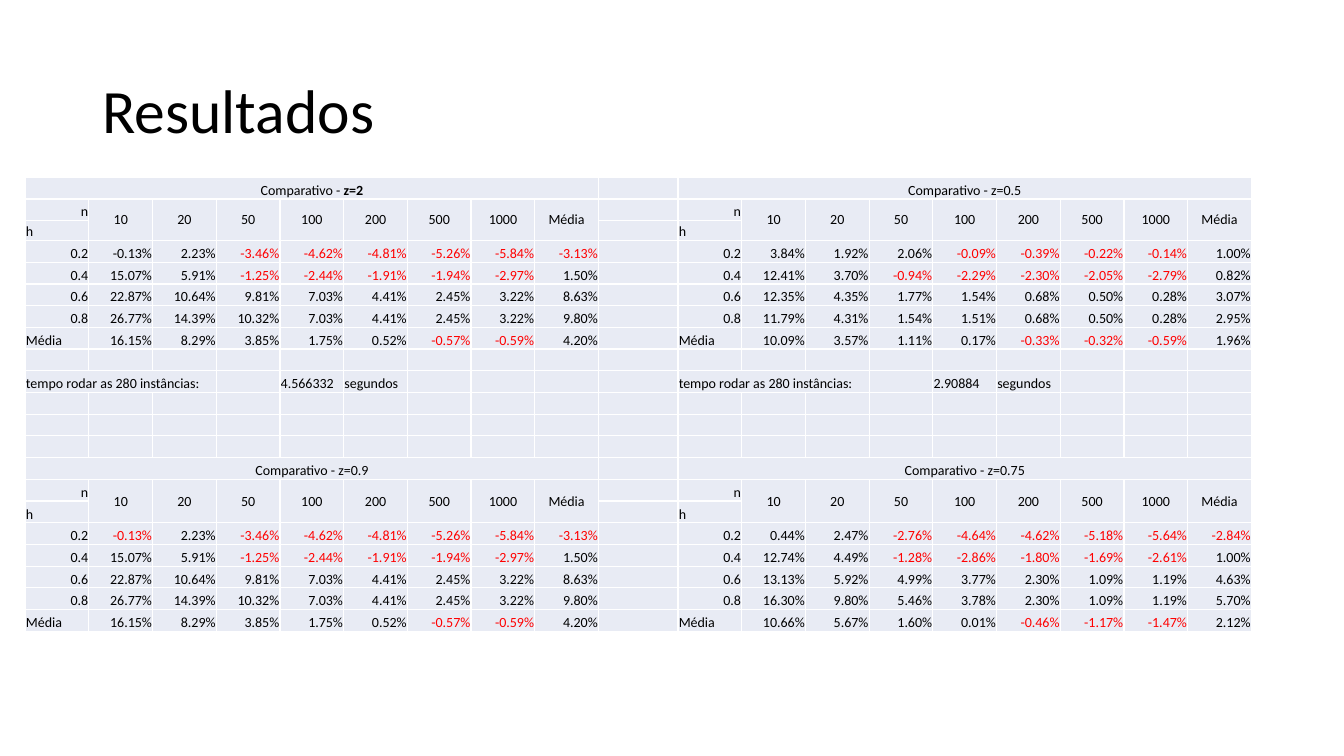
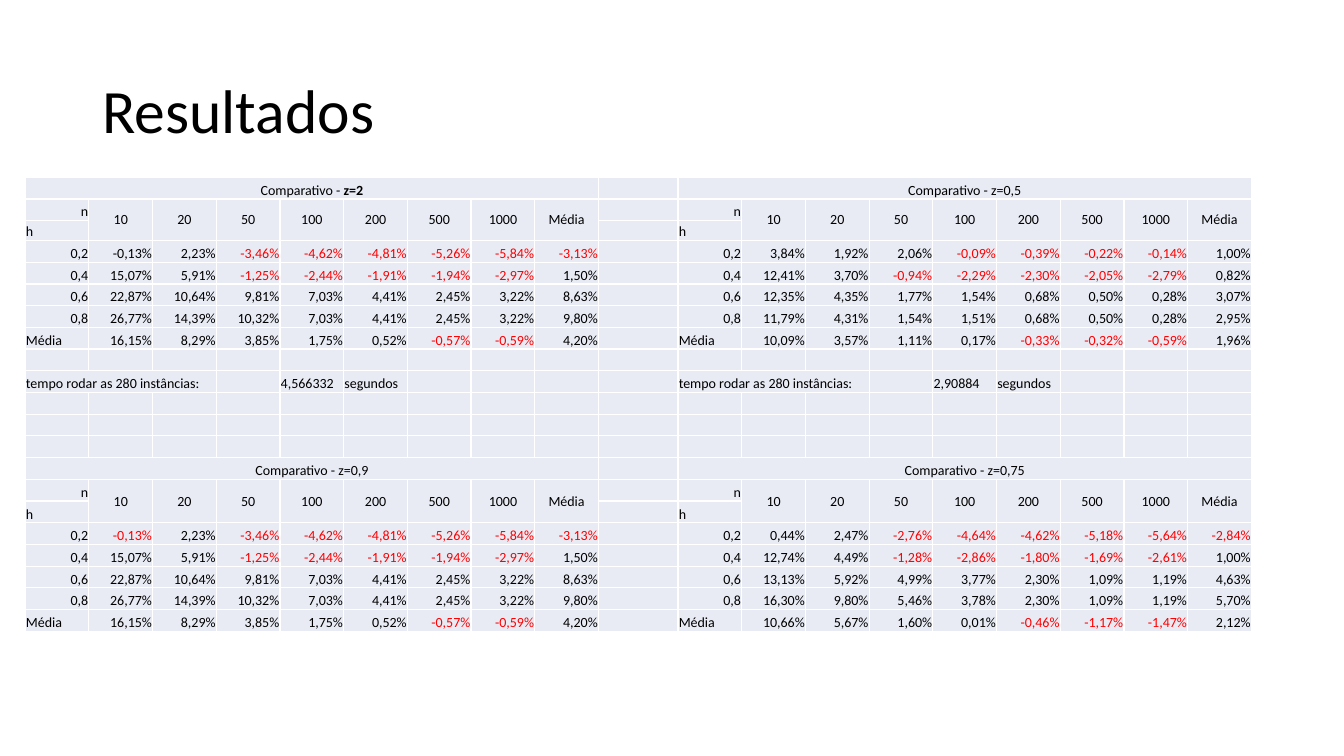
Before and after one commit to lpbiasoto/metaheuristicas, a slide deck: slide 17 of Apresentação 1/apresentação preliminar.pptx (slide 15 before the commit). Drawn at 1344x756 pixels with LibreOffice and Linux fonts; fonts in the diff are those of the drawing. Boxes give left, top, right and bottom in pixels: in the first picture for what was removed or moved away, otherwise in the second. Text is boxed around its words. In the diff, an @@ line names an element or a change of style, - is before the commit and + after.

```diff
--- a/Apresentação 1/apresentação preliminar.pptx
+++ b/Apresentação 1/apresentação preliminar.pptx
@@ table at [25,177,1248,633] @@
-row 1, column 11: Comparativo - z=0.5
+row 1, column 11: Comparativo - z=0,5
-row 4: 0.2 | -0.13% | 2.23% | -3.46% | -4.62% | -4.81% | -5.26% | -5.84% | -3.13% |  | 0.2 | 3.84% | 1.92% | 2.06% | -0.09% | -0.39% | -0.22% | -0.14% | 1.00%
+row 4: 0,2 | -0,13% | 2,23% | -3,46% | -4,62% | -4,81% | -5,26% | -5,84% | -3,13% |  | 0,2 | 3,84% | 1,92% | 2,06% | -0,09% | -0,39% | -0,22% | -0,14% | 1,00%
-row 5: 0.4 | 15.07% | 5.91% | -1.25% | -2.44% | -1.91% | -1.94% | -2.97% | 1.50% |  | 0.4 | 12.41% | 3.70% | -0.94% | -2.29% | -2.30% | -2.05% | -2.79% | 0.82%
+row 5: 0,4 | 15,07% | 5,91% | -1,25% | -2,44% | -1,91% | -1,94% | -2,97% | 1,50% |  | 0,4 | 12,41% | 3,70% | -0,94% | -2,29% | -2,30% | -2,05% | -2,79% | 0,82%
-row 6: 0.6 | 22.87% | 10.64% | 9.81% | 7.03% | 4.41% | 2.45% | 3.22% | 8.63% |  | 0.6 | 12.35% | 4.35% | 1.77% | 1.54% | 0.68% | 0.50% | 0.28% | 3.07%
+row 6: 0,6 | 22,87% | 10,64% | 9,81% | 7,03% | 4,41% | 2,45% | 3,22% | 8,63% |  | 0,6 | 12,35% | 4,35% | 1,77% | 1,54% | 0,68% | 0,50% | 0,28% | 3,07%
-row 7: 0.8 | 26.77% | 14.39% | 10.32% | 7.03% | 4.41% | 2.45% | 3.22% | 9.80% |  | 0.8 | 11.79% | 4.31% | 1.54% | 1.51% | 0.68% | 0.50% | 0.28% | 2.95%
+row 7: 0,8 | 26,77% | 14,39% | 10,32% | 7,03% | 4,41% | 2,45% | 3,22% | 9,80% |  | 0,8 | 11,79% | 4,31% | 1,54% | 1,51% | 0,68% | 0,50% | 0,28% | 2,95%
-row 8: Média | 16.15% | 8.29% | 3.85% | 1.75% | 0.52% | -0.57% | -0.59% | 4.20% |  | Média | 10.09% | 3.57% | 1.11% | 0.17% | -0.33% | -0.32% | -0.59% | 1.96%
+row 8: Média | 16,15% | 8,29% | 3,85% | 1,75% | 0,52% | -0,57% | -0,59% | 4,20% |  | Média | 10,09% | 3,57% | 1,11% | 0,17% | -0,33% | -0,32% | -0,59% | 1,96%
-row 10, column 5: 4.566332
+row 10, column 5: 4,566332
-row 10, column 15: 2.90884
+row 10, column 15: 2,90884
-row 14, column 1: Comparativo - z=0.9
+row 14, column 1: Comparativo - z=0,9
-row 14, column 11: Comparativo - z=0.75
+row 14, column 11: Comparativo - z=0,75
-row 17: 0.2 | -0.13% | 2.23% | -3.46% | -4.62% | -4.81% | -5.26% | -5.84% | -3.13% |  | 0.2 | 0.44% | 2.47% | -2.76% | -4.64% | -4.62% | -5.18% | -5.64% | -2.84%
+row 17: 0,2 | -0,13% | 2,23% | -3,46% | -4,62% | -4,81% | -5,26% | -5,84% | -3,13% |  | 0,2 | 0,44% | 2,47% | -2,76% | -4,64% | -4,62% | -5,18% | -5,64% | -2,84%
-row 18: 0.4 | 15.07% | 5.91% | -1.25% | -2.44% | -1.91% | -1.94% | -2.97% | 1.50% |  | 0.4 | 12.74% | 4.49% | -1.28% | -2.86% | -1.80% | -1.69% | -2.61% | 1.00%
+row 18: 0,4 | 15,07% | 5,91% | -1,25% | -2,44% | -1,91% | -1,94% | -2,97% | 1,50% |  | 0,4 | 12,74% | 4,49% | -1,28% | -2,86% | -1,80% | -1,69% | -2,61% | 1,00%
-row 19: 0.6 | 22.87% | 10.64% | 9.81% | 7.03% | 4.41% | 2.45% | 3.22% | 8.63% |  | 0.6 | 13.13% | 5.92% | 4.99% | 3.77% | 2.30% | 1.09% | 1.19% | 4.63%
+row 19: 0,6 | 22,87% | 10,64% | 9,81% | 7,03% | 4,41% | 2,45% | 3,22% | 8,63% |  | 0,6 | 13,13% | 5,92% | 4,99% | 3,77% | 2,30% | 1,09% | 1,19% | 4,63%
-row 20: 0.8 | 26.77% | 14.39% | 10.32% | 7.03% | 4.41% | 2.45% | 3.22% | 9.80% |  | 0.8 | 16.30% | 9.80% | 5.46% | 3.78% | 2.30% | 1.09% | 1.19% | 5.70%
+row 20: 0,8 | 26,77% | 14,39% | 10,32% | 7,03% | 4,41% | 2,45% | 3,22% | 9,80% |  | 0,8 | 16,30% | 9,80% | 5,46% | 3,78% | 2,30% | 1,09% | 1,19% | 5,70%
-row 21: Média | 16.15% | 8.29% | 3.85% | 1.75% | 0.52% | -0.57% | -0.59% | 4.20% |  | Média | 10.66% | 5.67% | 1.60% | 0.01% | -0.46% | -1.17% | -1.47% | 2.12%
+row 21: Média | 16,15% | 8,29% | 3,85% | 1,75% | 0,52% | -0,57% | -0,59% | 4,20% |  | Média | 10,66% | 5,67% | 1,60% | 0,01% | -0,46% | -1,17% | -1,47% | 2,12%
```
Also in this commit, not shown: 12 other slides changed, 2 slides added.
